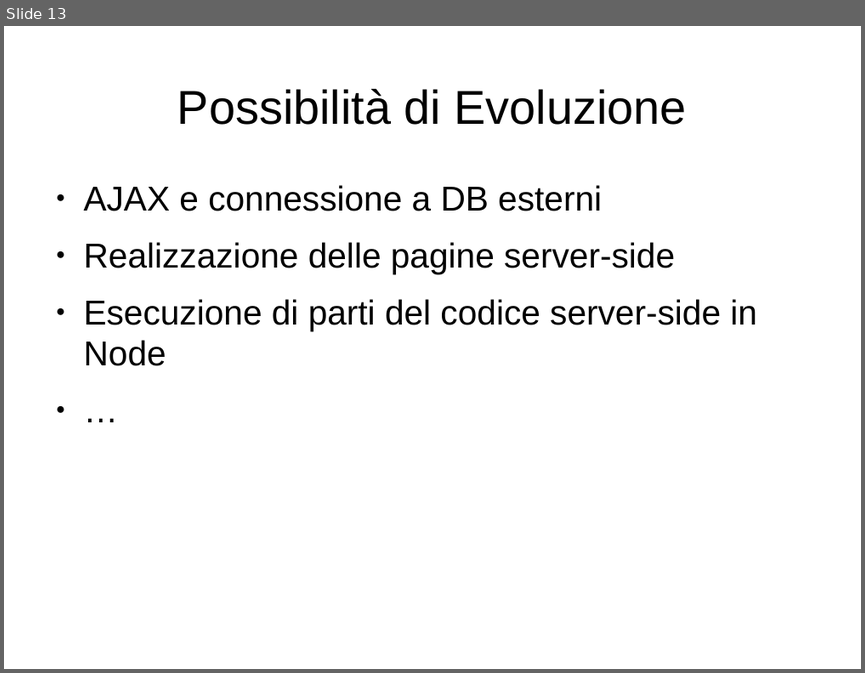
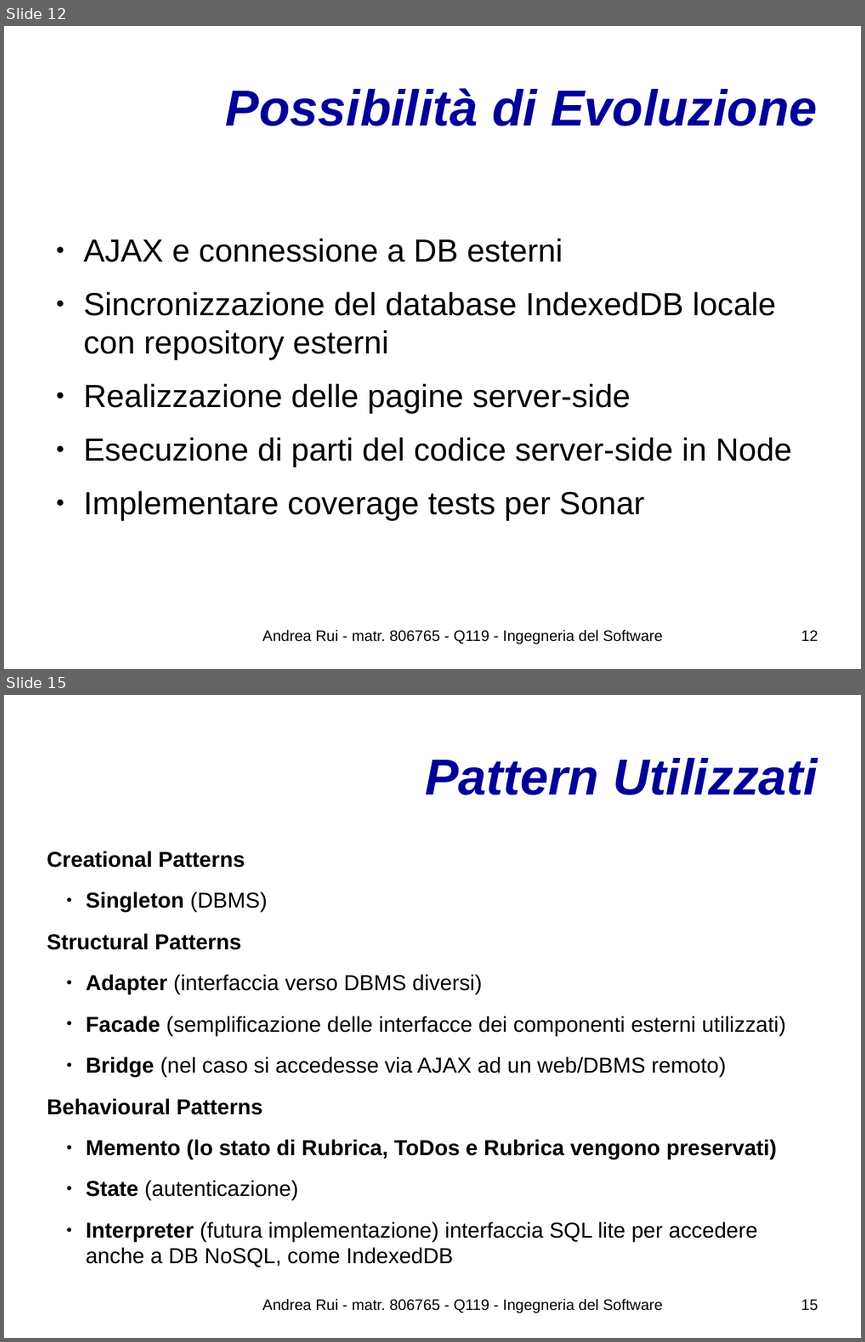
Before and after one commit to UnimibSoftEngCourse1718/progetto-agenda-2-Andy-UNIMIB, a slide deck: doc/Presentazione del Progetto.odp. Shown one above the other, each under a label of ours: slide 13 before the commit, slides 12 and 15 after it; the slides between them are not shown. The pictures are 865x673 and 865x1342 pixels, drawn with LibreOffice and Linux fonts; fonts in the diff are those of the drawing; background and template pictures are left out. Boxes give left, top, right and bottom in pixels: in the first picture for what was removed or moved away, otherwise in the second. Text is boxed around its words. In the diff, an @@ line names an element or a change of style, - is before the commit and + after.

```diff
--- a/doc/Presentazione del Progetto.odp
+++ b/doc/Presentazione del Progetto.odp
@@ slide 15 added at (x1=4, y1=695, x2=861, y2=1338), background #FFFFFF @@
@@ title added at (x1=425, y1=758, x2=817, y2=795), 46.8 pt, text #000099, bold, italic @@
+Pattern Utilizzati
@@ text added at (x1=46, y1=851, x2=786, y2=1267), 20 pt, text #000000 @@
+Creational Patterns
+● Singleton (DBMS)
+Structural Patterns
+● Adapter (interfaccia verso DBMS diversi)
+● Facade (semplificazione delle interfacce dei componenti esterni utilizzati)
+● Bridge (nel caso si accedesse via AJAX ad un web/DBMS remoto)
+Behavioural Patterns
+● Memento (lo stato di Rubrica, ToDos e Rubrica vengono preservati)
+● State (autenticazione)
+● Interpreter (futura implementazione) interfaccia SQL lite per accedere anche a DB NoSQL, come IndexedDB
@@ text added at (x1=262, y1=1299, x2=663, y2=1313), 14 pt, text #000000 @@
+Andrea Rui - matr. 806765 - Q119 - Ingegneria del Software
@@ page number added at (x1=801, y1=1299, x2=818, y2=1310), 14 pt, text #000000 @@
+15
@@ what was slide 13 is now slide 12 @@
@@ slide 12 changed as well @@
@@ title "Possibilità di Evoluzione" at (x1=226, y1=88, x2=817, y2=126): size 44 to 46.8 pt, text colour #000000 to #000099, bold on, italic on; alignment centre to right @@
@@ text at (x1=84, y1=238, x2=792, y2=467): size 32 to 29.6 pt in "AJAX e connessione a DB esterni", "Realizzazione delle pagine server-side", "Esecuzione di parti del codice server-side in ..." @@
@@ text at (x1=84, y1=291, x2=776, y2=360): paragraph added @@
+● Sincronizzazione del database IndexedDB locale con repository esterni
@@ text at (x1=84, y1=490, x2=644, y2=521): text changed; size 32 to 29.6 pt @@
-● …
+● Implementare coverage tests per Sonar
@@ text added at (x1=262, y1=630, x2=663, y2=644), 14 pt, text #000000 @@
+Andrea Rui - matr. 806765 - Q119 - Ingegneria del Software
@@ page number added at (x1=801, y1=630, x2=818, y2=641), 14 pt, text #000000 @@
+12
```
Also in this commit, not shown: 5 other slides changed, 15 other slides added, 8 slides removed, 6 other files.
